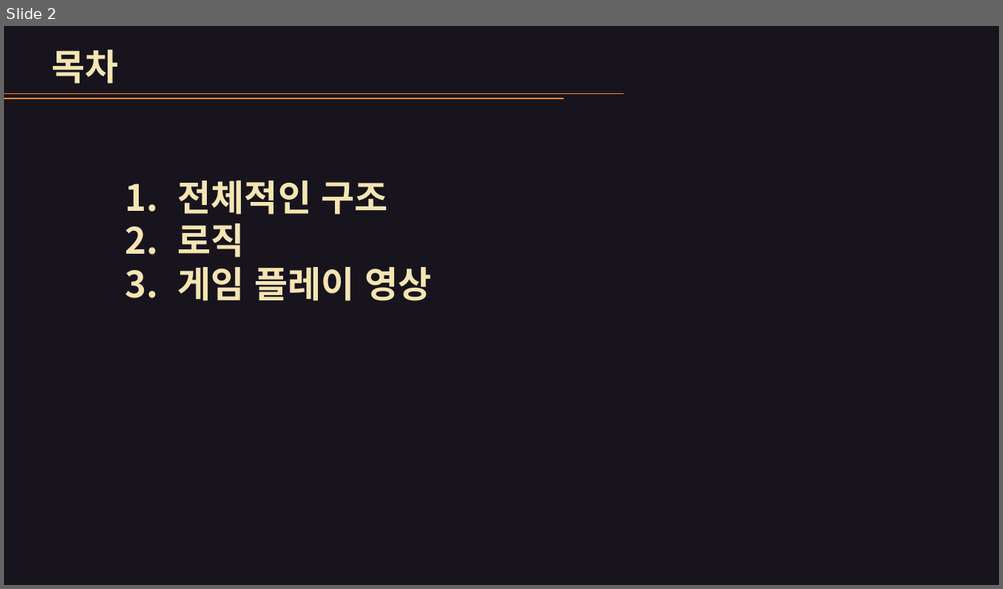
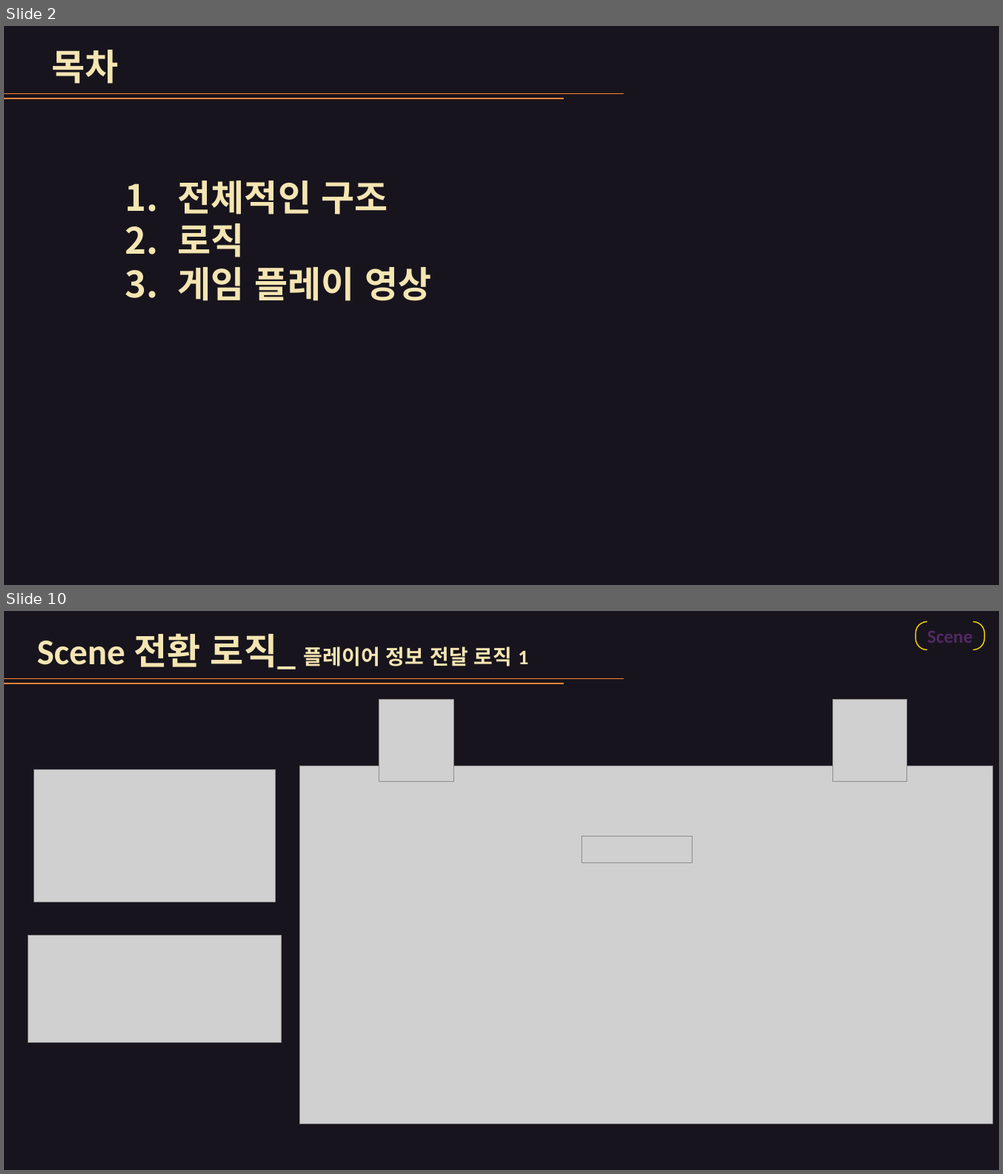
Before and after one commit to dndud3710/ProjectT, a slide deck: 발표자료.pptx. Shown one above the other, each under a label of ours: slide 2 before the commit, slides 2 and 10 after it; the slides between them are not shown. The pictures are 1003x589 and 1003x1174 pixels, drawn with LibreOffice and Linux fonts; fonts in the diff are those of the drawing; grey boxes stand for pictures. Boxes give left, top, right and bottom in pixels: in the first picture for what was removed or moved away, otherwise in the second. Text is boxed around its words. In the diff, an @@ line names an element or a change of style, - is before the commit and + after.

```diff
--- a/발표자료.pptx
+++ b/발표자료.pptx
@@ slide 10 added at (4, 611, 999, 1170), background #18141D @@
@@ bracket pair added at (916, 621, 984, 649), outline #FFD700 1 pt, 18 pt, text #502962, bold @@
+Scene
@@ text added at (37, 633, 528, 669), 20 pt, text #F4E5B2, bold @@
+Scene 전환 로직_ 플레이어 정보 전달 로직 1
@@ line added from (4, 679) to (623, 679), #FF843A 1 pt @@
@@ line added from (4, 684) to (563, 684), #FF843A 1 pt @@
@@ picture added at (378, 699, 454, 781) @@
@@ picture added at (833, 699, 907, 781) @@
@@ picture added at (34, 770, 275, 903) @@
@@ picture added at (299, 766, 992, 1125) @@
@@ picture added at (581, 836, 692, 863) @@
@@ picture added at (28, 936, 282, 1043) @@
```
Also in this commit, not shown: 7 slides changed, 7 other slides added, 2 slides removed, 17 other files.
